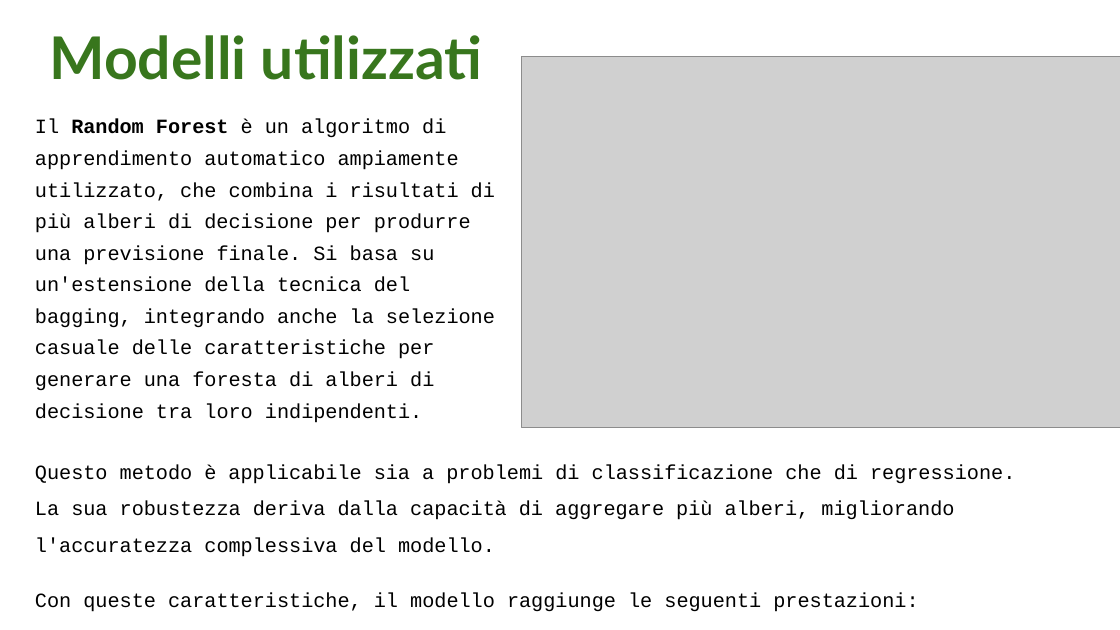
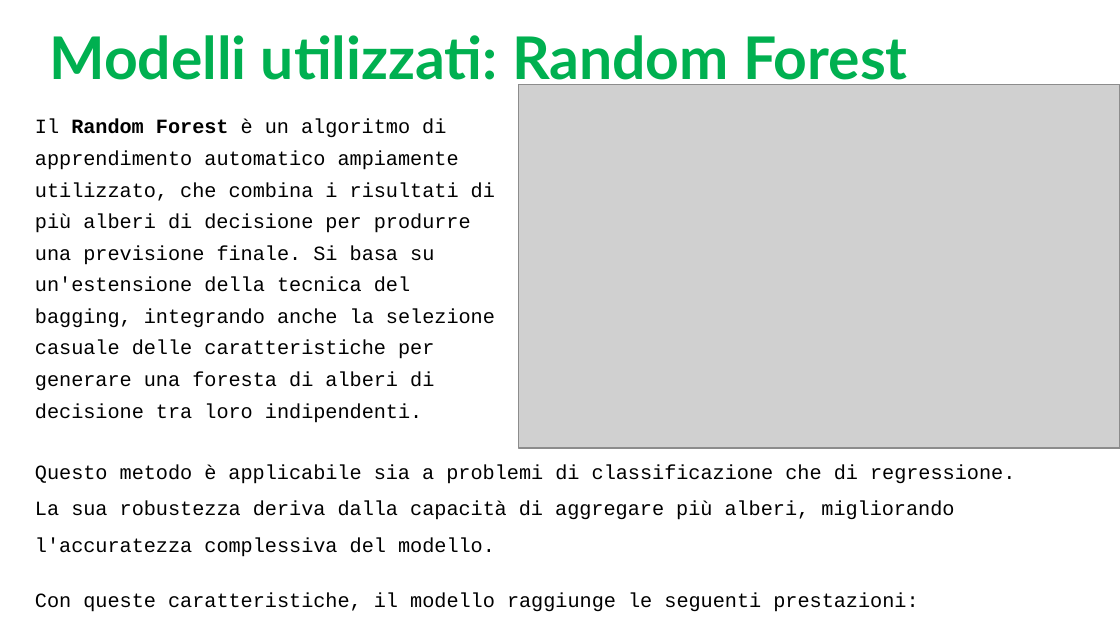
Before and after one commit to G3nnaro76/E-Cycle, a slide deck: slide 7 of Documents/Presentazione_E-Cycle.pptx. Drawn at 1120x630 pixels with LibreOffice and Linux fonts; fonts in the diff are those of the drawing; grey boxes stand for pictures. Boxes give left, top, right and bottom in pixels: in the first picture for what was removed or moved away, otherwise in the second. Text is boxed around its words. In the diff, an @@ line names an element or a change of style, - is before the commit and + after.

```diff
--- a/Documents/Presentazione_E-Cycle.pptx
+++ b/Documents/Presentazione_E-Cycle.pptx
@@ title at (49,35,908,90): text changed; text colour #38761D to #00B050 @@
-Modelli utilizzati
+Modelli utilizzati: Random Forest
@@ picture: place and size @@
-picture at (521,57,1120,428)
+picture at (519,85,1120,448)
```
Also in this commit, not shown: 9 other slides changed, 1 other file.
